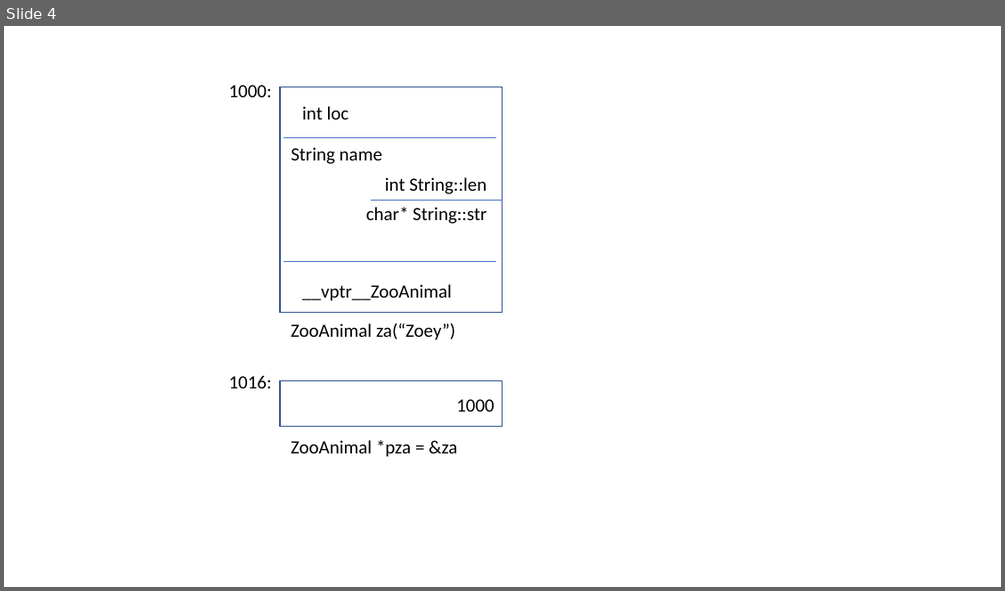
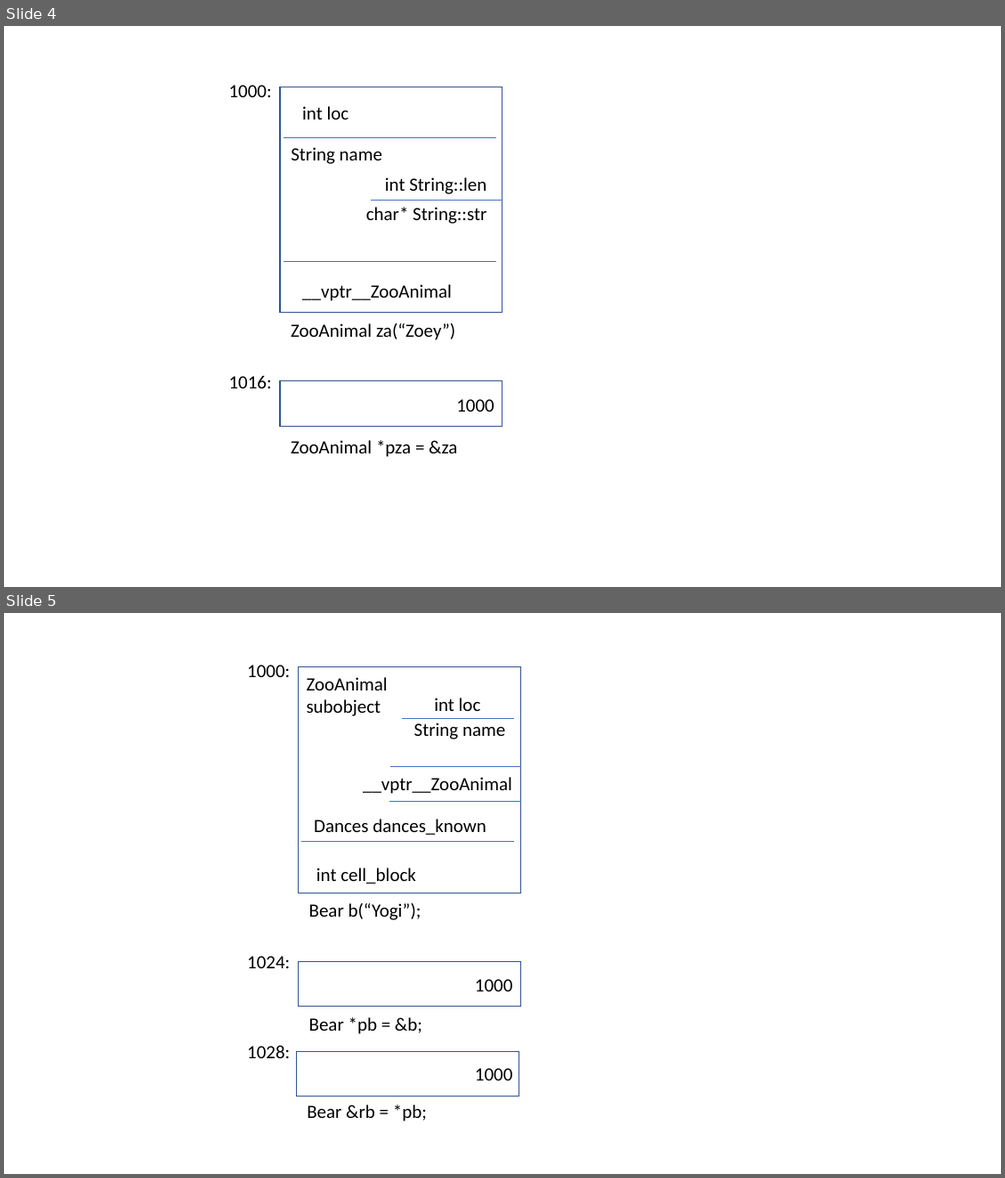
Before and after one commit to dimitarpg13/inside_cpp_object_model, a slide deck: object_lessons/object_lessons.pptx. Shown one above the other, each under a label of ours: slide 4 before the commit, slides 4 and 5 after it. The pictures are 1005x591 and 1005x1178 pixels, drawn with LibreOffice and Linux fonts; fonts in the diff are those of the drawing. Boxes give left, top, right and bottom in pixels: in the first picture for what was removed or moved away, otherwise in the second. Text is boxed around its words. In the diff, an @@ line names an element or a change of style, - is before the commit and + after.

```diff
--- a/object_lessons/object_lessons.pptx
+++ b/object_lessons/object_lessons.pptx
@@ slide 5 added at bbox=[4, 613, 1001, 1174], background #FFFFFF @@
@@ text added at bbox=[247, 665, 290, 677], 18 pt, text #000000 @@
+1000:
@@ rectangle added at bbox=[299, 666, 521, 892], outline #325491 1 pt @@
@@ text added at bbox=[307, 677, 388, 716], 18 pt, text #000000 @@
+ZooAnimal
+subobject
@@ line added from (402, 718) to (515, 718), #4472C4 0.5 pt @@
@@ text added at bbox=[434, 698, 481, 711], 18 pt, text #000000 @@
+int loc
@@ text added at bbox=[414, 722, 505, 739], 18 pt, text #000000 @@
+String name
@@ line added from (390, 766) to (521, 766), #4472C4 0.5 pt @@
@@ text added at bbox=[363, 777, 512, 794], 18 pt, text #000000 @@
+__vptr__ZooAnimal
@@ text added at bbox=[314, 819, 486, 835], 18 pt, text #000000 @@
+Dances dances_known
@@ line added from (389, 802) to (521, 802), #4472C4 0.5 pt @@
@@ line added from (301, 841) to (515, 841), #4472C4 0.5 pt @@
@@ text added at bbox=[316, 868, 416, 884], 18 pt, text #000000 @@
+int cell_block
@@ text added at bbox=[309, 903, 421, 920], 18 pt, text #000000 @@
+Bear b(“Yogi”);
@@ text added at bbox=[247, 956, 290, 968], 18 pt, text #000000 @@
+1024:
@@ rectangle added at bbox=[299, 962, 521, 1006], outline #325491 1 pt @@
@@ text added at bbox=[475, 979, 513, 991], 18 pt, text #000000 @@
+1000
@@ text added at bbox=[309, 1017, 422, 1034], 18 pt, text #000000 @@
+Bear *pb = &b;
@@ text added at bbox=[247, 1045, 290, 1058], 18 pt, text #000000 @@
+1028:
@@ rectangle added at bbox=[297, 1051, 520, 1096], outline #325491 1 pt @@
@@ text added at bbox=[475, 1068, 513, 1080], 18 pt, text #000000 @@
+1000
@@ text added at bbox=[307, 1104, 427, 1121], 18 pt, text #000000 @@
+Bear &rb = *pb;
```
Also in this commit, not shown: 2 other files.
